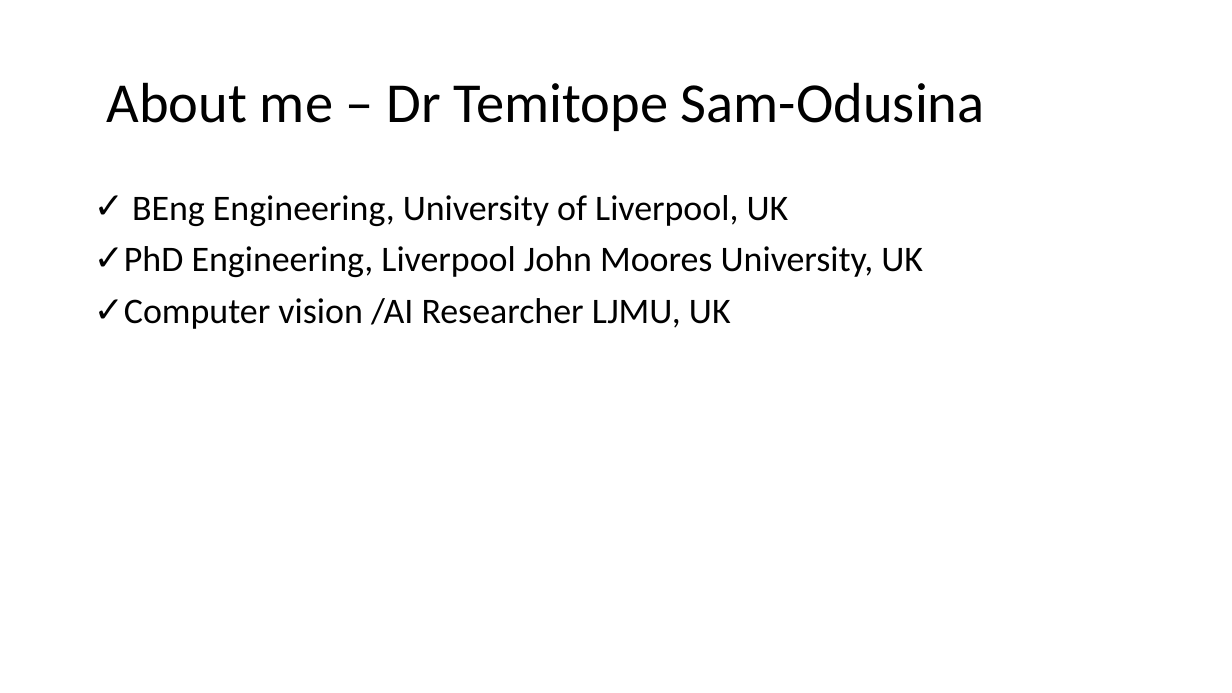
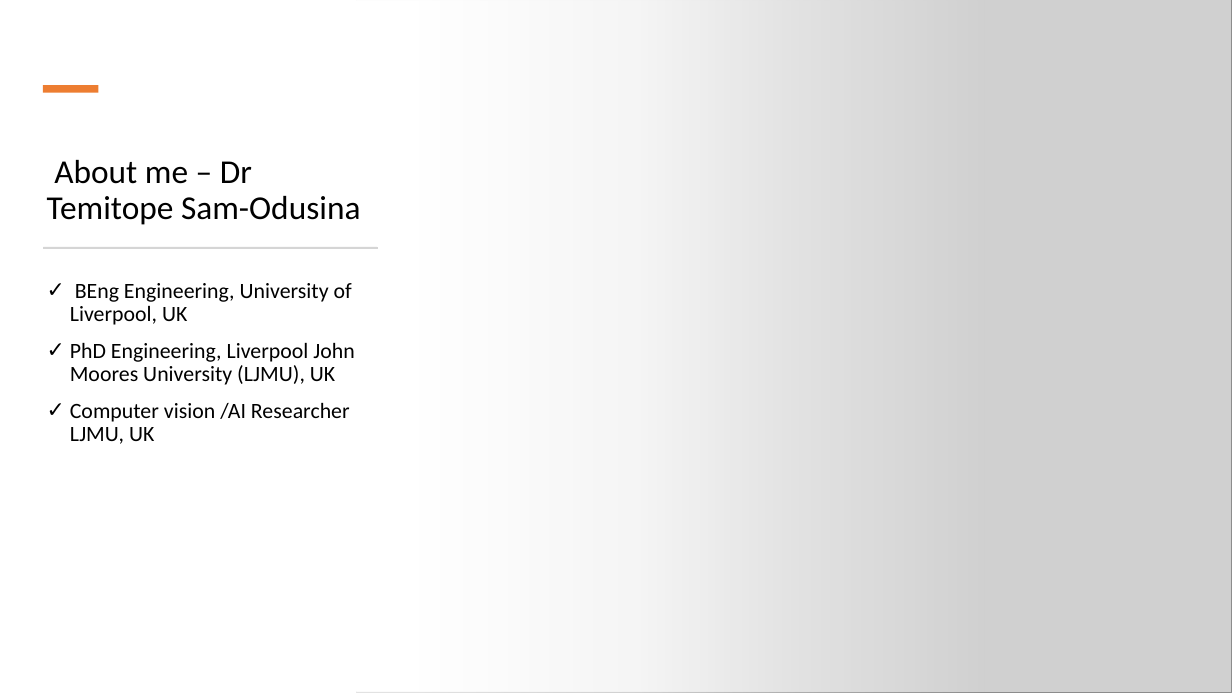
Before and after one commit to abbasegbeyemi/webinar-project, a slide deck: slide 1 of presentation/temi_slide.pptx. Drawn at 1232x693 pixels with LibreOffice and Linux fonts; fonts in the diff are those of the drawing; grey boxes stand for pictures. Boxes give left, top, right and bottom in pixels: in the first picture for what was removed or moved away, otherwise in the second. Text is boxed around its words. In the diff, an @@ line names an element or a change of style, - is before the commit and + after.

```diff
--- a/presentation/temi_slide.pptx
+++ b/presentation/temi_slide.pptx
@@ rectangle added at [0, 0, 986, 693], fill gradient #FFFFFF @@
@@ picture added at [356, 0, 1232, 693] @@
@@ rectangle added at [43, 85, 98, 92], fill #ED7D31 @@
@@ title "About me – Dr Temitope ...": place and size @@
-title "About me – Dr Temitope ..." at [107, 82, 985, 131]
+title "About me – Dr Temitope ..." at [47, 160, 361, 225]
@@ title "About me – Dr Temitope ..." at [47, 160, 361, 225]: size 44 to 26 pt; vertical alignment middle to bottom @@
@@ rectangle added at [43, 247, 377, 248], fill #D5D5D5, outline #D5D5D5 0.25 pt @@
@@ text "BEng Engineering, University of Liverpool, ...": place and size @@
-text "BEng Engineering, University of Liverpool, ..." at [124, 195, 923, 329]
+text "BEng Engineering, University of Liverpool, ..." at [70, 283, 354, 444]
@@ text at [70, 283, 352, 444]: size 28 to 17 pt in "BEng Engineering, University of Liverpool, UK", "Computer vision /AI Researcher LJMU, UK" @@
@@ text at [70, 343, 354, 385]: text changed; size 28 to 17 pt @@
-✓ PhD Engineering, Liverpool John Moores University, UK
+✓ PhD Engineering, Liverpool John Moores University (LJMU), UK
```
Also in this commit, not shown: 3 other slides changed, 4 slides added, 3 slides removed.
